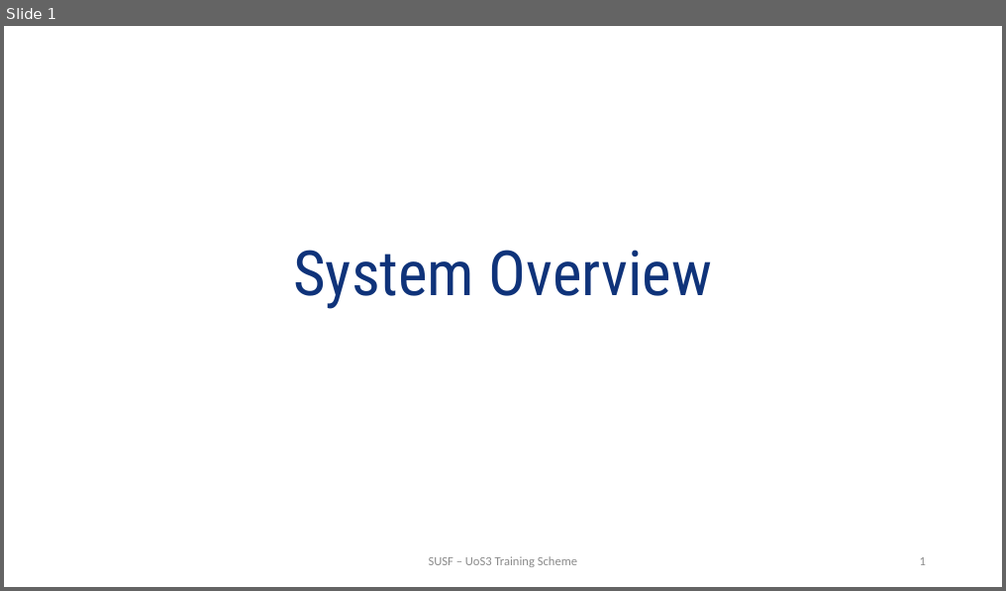
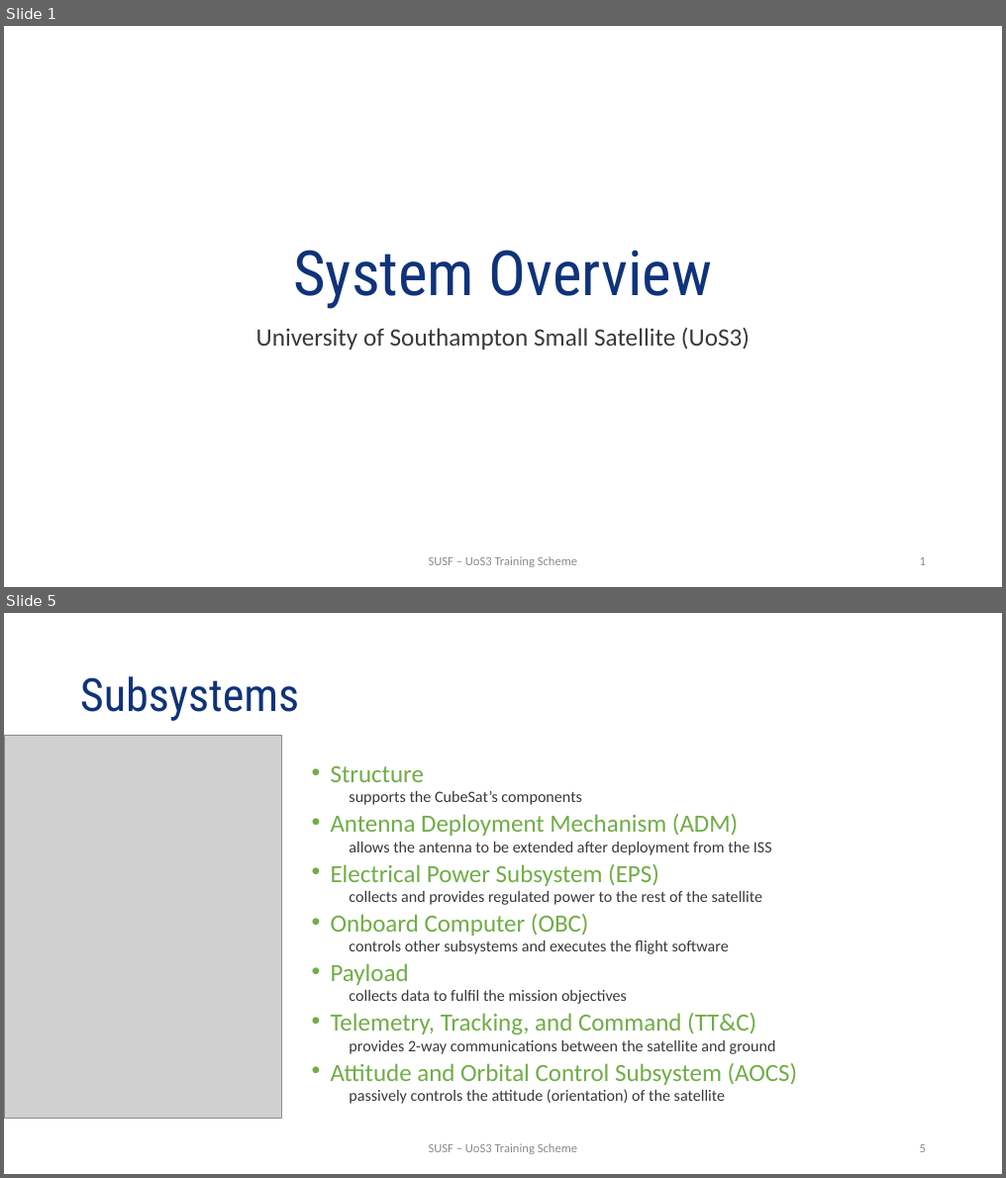
Before and after one commit to uos3/training-scheme, a slide deck: platform/UTS_SystemOverview.pptx. Shown one above the other, each under a label of ours: slide 1 before the commit, slides 1 and 5 after it; the slides between them are not shown. The pictures are 1006x591 and 1006x1178 pixels, drawn with LibreOffice and Linux fonts; fonts in the diff are those of the drawing; grey boxes stand for pictures; background and template pictures are left out. Boxes give left, top, right and bottom in pixels: in the first picture for what was removed or moved away, otherwise in the second. Text is boxed around its words. In the diff, an @@ line names an element or a change of style, - is before the commit and + after.

```diff
--- a/platform/UTS_SystemOverview.pptx
+++ b/platform/UTS_SystemOverview.pptx
@@ slide 5 added at [4, 613, 1002, 1174], background #FFFFFF @@
@@ title added at [80, 676, 299, 721], 44 pt, text #0F337A @@
+Subsystems
@@ picture added at [4, 736, 282, 1119] @@
@@ text added at [331, 766, 798, 1104], 15.3 pt, text #3B3838 @@
+• Structure
+  supports the CubeSat’s components
+• Antenna Deployment Mechanism (ADM)
+  allows the antenna to be extended after deployment from the ISS
+• Electrical Power Subsystem (EPS)
+  collects and provides regulated power to the rest of the satellite
+• Onboard Computer (OBC)
+  controls other subsystems and executes the flight software
+• Payload
+  collects data to fulfil the mission objectives
+• Telemetry, Tracking, and Command (TT&C)
+  provides 2-way communications between the satellite and ground
+• Attitude and Orbital Control Subsystem (AOCS)
+  passively controls the attitude (orientation) of the satellite
@@ text added at [429, 1144, 577, 1155], 12 pt, text #8C8C8C @@
+SUSF – UoS3 Training Scheme
@@ page number added at [920, 1145, 926, 1153], 12 pt, text #8C8C8C @@
+5
@@ slide 1 changed as well @@
@@ subtitle added at [256, 327, 749, 350], 24 pt, text #3B3838 @@
+University of Southampton Small Satellite (UoS3)
```
Also in this commit, not shown: 5 other slides added.
